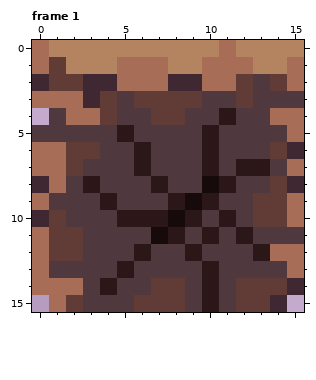
Pixel-art file -- assets/art/tileset/cave_breaker.aseprite. This is how it looked before the edit.
48x48 pixels, 1 frame. Shown: frame 1. The old version is drawn lined up with the new one, on the new canvas. The commit also changed other frames, which this record leaves out.
Once edited:
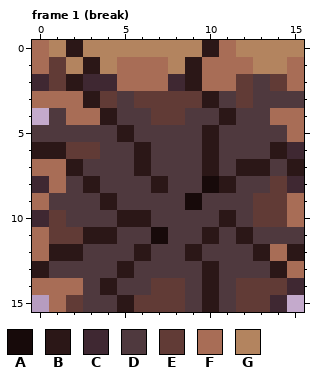
Palette (. is transparent): A #170a0a  B #2b1717  C #3f2832  D #4f393e  E #613b36  F #a86d56  G #b3845f
Difference:
canvas 48x48 -> 16x16, the old top-left corner now at -16,-16 (the part of the old canvas that was cut away was empty and is not shown)
Frame 1 (break):
Colour B replaces colour C in row 2 at x 9; in row 3 at x 3.
Colour B replaces colour D in row 3 at x 10; in row 11 at x 3 to 4; in row 13 at x 14; in row 15 at x 5.
Colour B replaces colour E in row 2 at x 2; in row 4 at x 4; in row 6 at x 14; in row 7 at x 2; in row 12 at x 1 to 2.
Colour B replaces colour F in row 6 at x 0 to 1; in row 7 at x 15; in row 12 at x 15; in row 13 at x 0.
Colour B replaces colour G in row 0 at x 2 and 10; in row 1 at x 3 and 9.
Colour D replaces colour A in row 10 at x 8.
Colour D replaces colour B in row 9 at x 8 and 10; in row 10 at x 7 and 9; in row 11 at x 8.
Changed places in both pictures, as pixel boxes (x1, y1, x2, y2):
changed: (32, 40, 304, 312)
